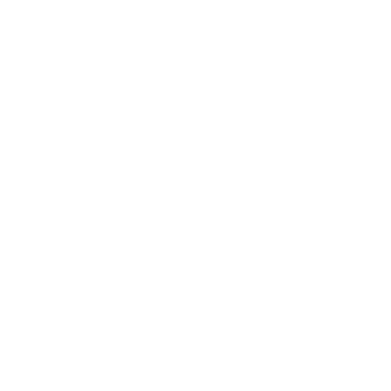
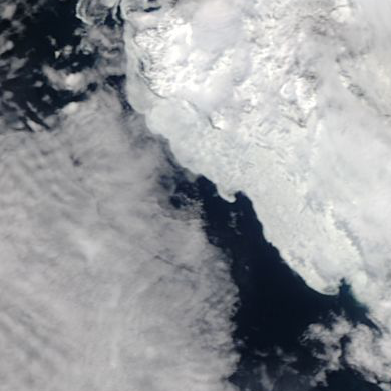
Comparing the layer stacks of the two 391x391 images. Changes:
added layer "433_sea_of_okhostk_100km_20170523.terra.truecolor.250m" above "Background" over [0, 0, 391, 391]
